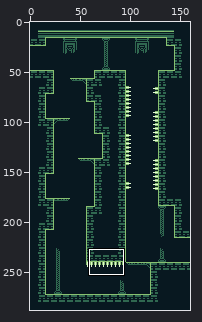
One commit to this pixel-art file: AsepriteFiles/Levels/LevelC_1-7.aseprite. The picture above shows the old version from afar; the outline marks the close-up.
Close-up. Earlier state:
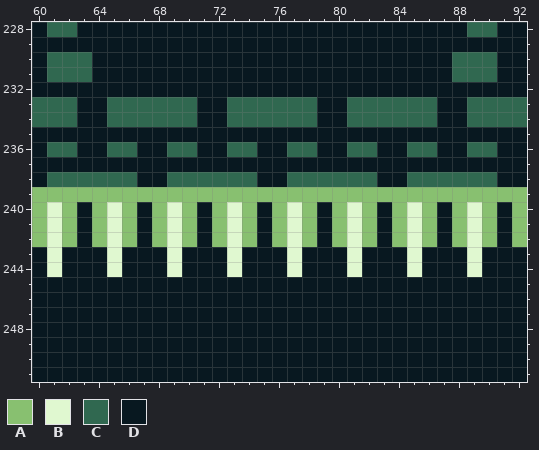
160x288 pixels, 1 frame. Shown: x 60..92, y 228..251.
Palette (. is transparent): A #88c070  B #e0f8d0  C #306850  D #081820
Pixels before, first column x 60:
228 DCCDDDDDDDDDDDDDDDDDDDDDDDDDDCCDD
229 DDDDDDDDDDDDDDDDDDDDDDDDDDDDDDDDD
230 DCCCDDDDDDDDDDDDDDDDDDDDDDDDCCCDD
231 DCCCDDDDDDDDDDDDDDDDDDDDDDDDCCCDD
232 DDDDDDDDDDDDDDDDDDDDDDDDDDDDDDDDD
233 CCCDDCCCCCCDDCCCCCCDDCCCCCCDDCCCC
234 CCCDDCCCCCCDDCCCCCCDDCCCCCCDDCCCC
235 DDDDDDDDDDDDDDDDDDDDDDDDDDDDDDDDD
236 DCCDDCCDDCCDDCCDDCCDDCCDDCCDDCCDD
237 DDDDDDDDDDDDDDDDDDDDDDDDDDDDDDDDD
238 DCCCCCCDDCCCCCCDDCCCCCCDDCCCCCCDD
239 AAAAAAAAAAAAAAAAAAAAAAAAAAAAAAAAA
240 ABADABADABADABADABADABADABADABADA
241 ABADABADABADABADABADABADABADABADA
242 ABADABADABADABADABADABADABADABADA
243 DBDDDBDDDBDDDBDDDBDDDBDDDBDDDBDDD
244 DBDDDBDDDBDDDBDDDBDDDBDDDBDDDBDDD
245 DDDDDDDDDDDDDDDDDDDDDDDDDDDDDDDDD
246 DDDDDDDDDDDDDDDDDDDDDDDDDDDDDDDDD
247 DDDDDDDDDDDDDDDDDDDDDDDDDDDDDDDDD
248 DDDDDDDDDDDDDDDDDDDDDDDDDDDDDDDDD
249 DDDDDDDDDDDDDDDDDDDDDDDDDDDDDDDDD
250 DDDDDDDDDDDDDDDDDDDDDDDDDDDDDDDDD
251 DDDDDDDDDDDDDDDDDDDDDDDDDDDDDDDDD
New version:
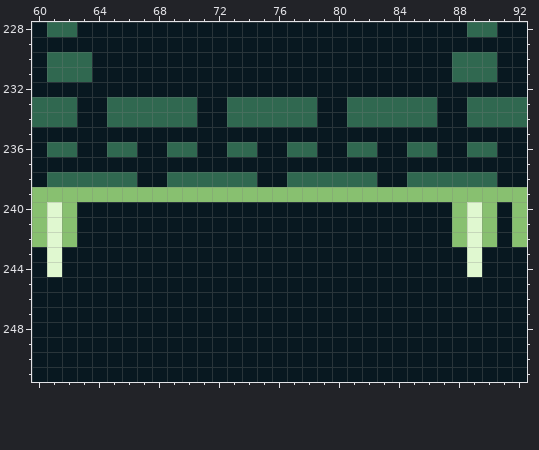
Diff:
Changed rows in their new state; - is an unchanged pixel.
first column x 64:
240 DDD-DDD-DDD-DDD-DDD-DDD
241 DDD-DDD-DDD-DDD-DDD-DDD
242 DDD-DDD-DDD-DDD-DDD-DDD
243 -D---D---D---D---D---D-
244 -D---D---D---D---D---D-
Changed places in both close-ups, as pixel boxes (x1, y1, x2, y2):
changed: (92, 202, 437, 277)
